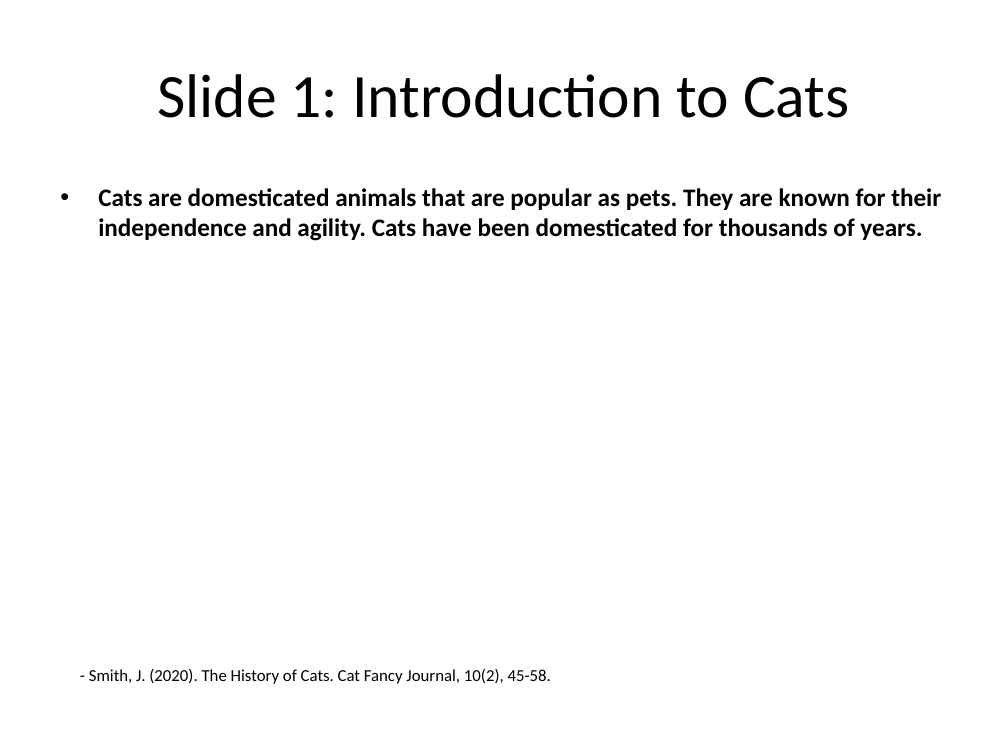
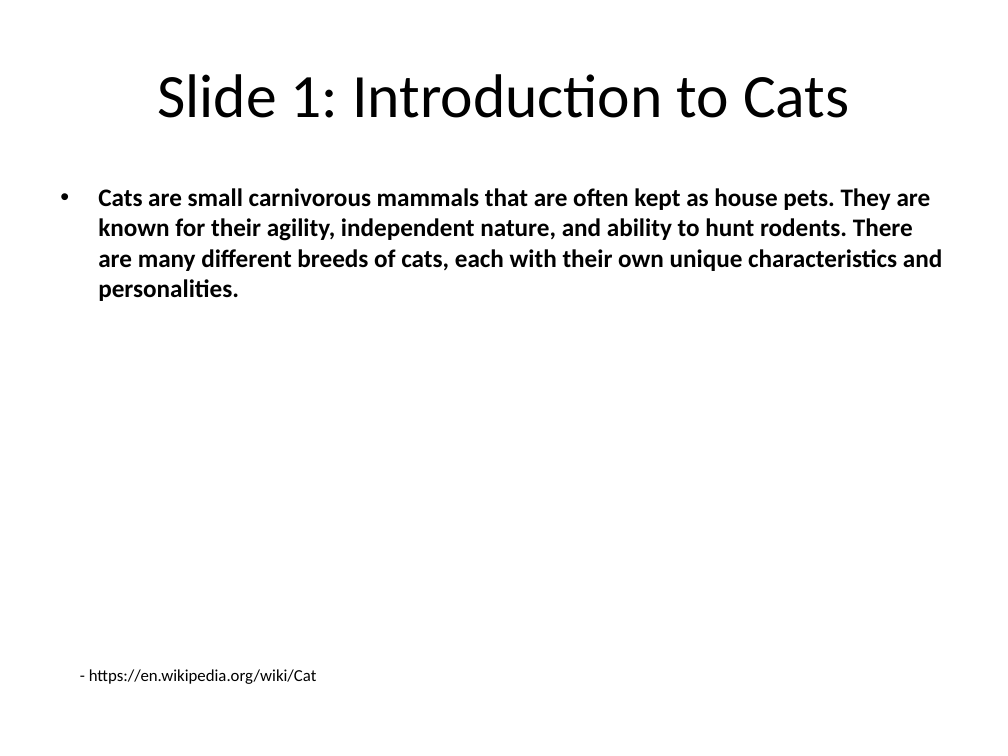
Before and after one commit to infrasvc-magang/test, a slide deck: slide 2 of backend/project/PPTX/Cat_presentation.pptx. Drawn at 1008x756 pixels with LibreOffice and Linux fonts; fonts in the diff are those of the drawing. Boxes give left, top, right and bottom in pixels: in the first picture for what was removed or moved away, otherwise in the second. Text is boxed around its words. In the diff, an @@ line names an element or a change of style, - is before the commit and + after.

```diff
--- a/backend/project/PPTX/Cat_presentation.pptx
+++ b/backend/project/PPTX/Cat_presentation.pptx
@@ text at <box>98,188,942,301</box>: text changed @@
-• Cats are domesticated animals that are popular as pets. They are known for their independence and agility. Cats have been domesticated for thousands of years.
+• Cats are small carnivorous mammals that are often kept as house pets. They are known for their agility, independent nature, and ability to hunt rodents. There are many different breeds of cats, each with their own unique characteristics and personalities.
@@ text at <box>89,669,317,684</box>: text changed @@
-- Smith, J. (2020). The History of Cats. Cat Fancy Journal, 10(2), 45-58.
+- https://en.wikipedia.org/wiki/Cat
```
Also in this commit, not shown: 8 other slides changed, 1 slide added, 1 slide removed, 5 other files.
